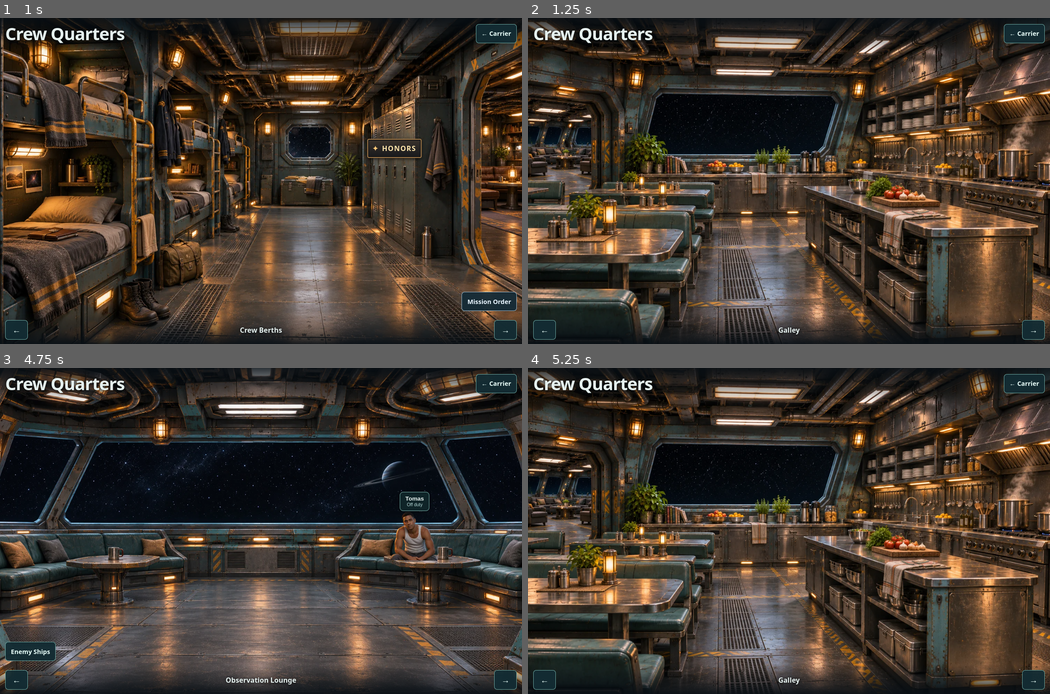
Above: before the commit, frames 1-4 (two rows, left to right).
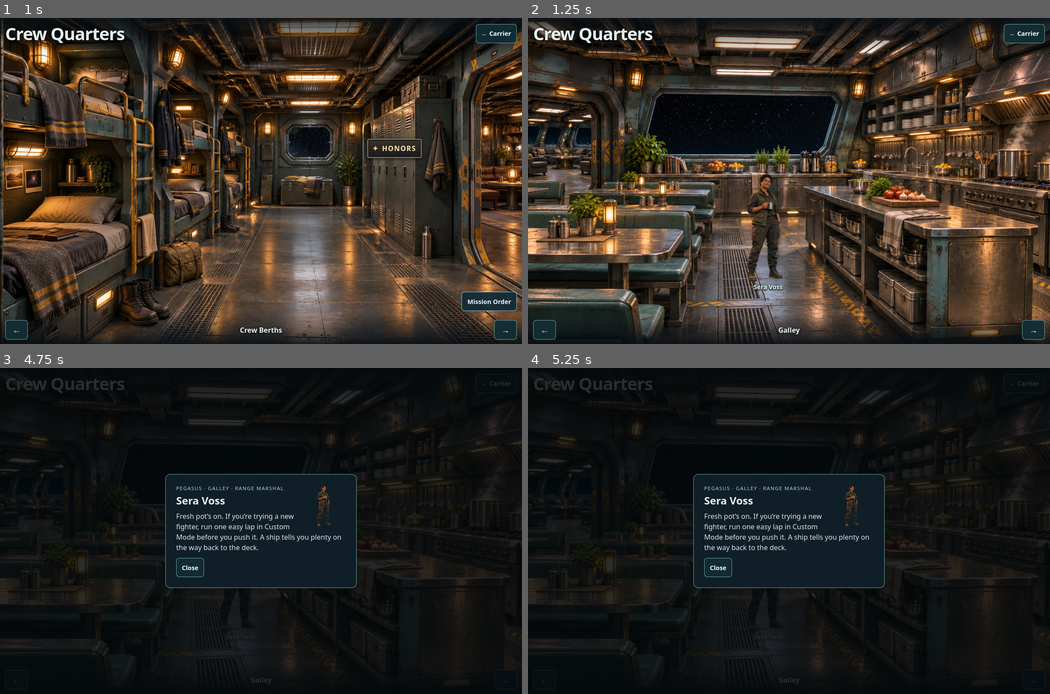
Above: after the commit, the same moments.

Repository: gambizt3-dev/rift-runner
Game: browser game, page carrier-crew.html
Same seed, same stepped clock (60 frames per second), same inputs: the game is played once before the commit and once after it.
Inputs (mouse positions are in pixels of both pictures, inside the frame that each line leads up to):
- Up to frame 1 (1 s): no input
- Up to frame 2 (1.25 s): hold Right from 1.03 s (still down); tap Ctrl at 1.1 s
- Up to frame 3 (4.75 s): release Right at 1.53 s; hold Left 1.58-2.15 s; tap Ctrl every 0.5 s from 1.6 to 4.6 s; click "Pilot ranks" at 2.02 s; hold Right 2.2-2.87 s; hold Left 2.92-3.35 s; click "Close" at 3.27 s; hold Right 3.4-3.9 s; hold Left 3.95-4.52 s; click (240, 583) at 4.52 s, where only the run after the commit has a clickable "Sera Voss"; hold Right from 4.57 s (still down)
- Up to frame 4 (5.25 s): tap Ctrl at 5.1 s; release Right at 5.23 s

Frame 1 is identical in both runs. In frame 2, 1.2% of the frame differs, in the area x 41-49%, y 47-84%; in frame 3, 61%; in frame 4, 74%, in the area x 0-100%, y 0-100%.

Commit message:
Add wandering crew visitors and the Custom Mode target range

Diff:
--- a/carrier-crew.css
+++ b/carrier-crew.css
@@ -234,3 +234,14 @@
 .mission-order li::marker{color:#9ae3cf;font-variant-numeric:tabular-nums}
 .mission-order li.unassigned{color:#adc0c9}
 @media(min-width:460px){.mission-order{columns:2;column-gap:2.75rem}.mission-order li{break-inside:avoid}}
+
+/* Optional crew visitors leave existing room hotspots and deck arrows clear. */
+.crew-visitor.control{position:absolute;z-index:2;inset-inline-start:44%;inset-block-end:clamp(74px,16dvh,142px);translate:-50% 0;display:grid;gap:3px;justify-items:center;width:clamp(68px,23vw,180px);padding:2px;border:0;border-radius:9px;background:none;text-align:center;text-shadow:0 2px 3px #000,0 0 7px #000}
+#crew-visitor-sera{inset-inline-start:46%}
+.crew-visitor.control:hover{background:none;filter:brightness(1.12)}
+.crew-visitor img{display:block;width:100%;height:clamp(88px,34dvh,250px);object-fit:contain;object-position:center bottom}
+.crew-visitor span{padding-inline:4px;font-size:clamp(.69rem,2.6vw,.88rem);line-height:1.3}
+.visitor-chat>img{display:block;float:inline-end;margin:0 0 8px 12px;object-fit:contain;object-position:center top}
+.visitor-chat>h2{margin:4px 0 8px}
+.visitor-chat>p:not(.squadron-kicker){color:#d4e7e5;line-height:1.5}
+.visitor-chat form{clear:both;margin-top:12px}
--- a/carrier-crew.html
+++ b/carrier-crew.html
@@ -7,7 +7,7 @@
 <title>Crew Quarters · Rift Runner</title>
 <link rel="icon" type="image/png" href="./rift-192.png">
 <script src="./vessel-exterior.js?v=214" defer></script>
-<link rel="stylesheet" href="./carrier-crew.css?v=211">
+<link rel="stylesheet" href="./carrier-crew.css?v=246">
 <script src="./pilot-missions.js?v=114" defer></script>
 <script src="./wing-rendezvous.js?v=185" defer></script>
 <link rel="preload" href="./crew-pilot-aya-resting.webp?v=185" as="image">
@@ -25,6 +25,7 @@
     <img src="./crew-berths.webp?v=95" width="1672" height="941" alt="The carrier crew’s sleeping berths." fetchpriority="high">
     <button class="honor-board" id="crew-honors" type="button" aria-haspopup="dialog" aria-controls="crew-distinction"><span aria-hidden="true">✦</span> Honors</button>
    </div>
+   <button class="control crew-visitor" id="crew-visitor-ivo" type="button" aria-haspopup="dialog" aria-controls="crew-ivo-chat" hidden><img src="./crew-npc-trainee.webp" alt="" loading="lazy" decoding="async" draggable="false"><span>Ivo Chen</span></button>
    <button class="control mission-board" id="crew-mission-board" type="button" aria-haspopup="dialog" aria-controls="crew-mission-notice">Mission Order</button>
   </section>
   <section class="room" data-room="Common Room" aria-label="Common Room" hidden>
@@ -41,6 +42,7 @@
    <div class="room-upper">
     <img src="./crew-galley.webp?v=95" width="1672" height="941" alt="The carrier’s galley and kitchen.">
    </div>
+   <button class="control crew-visitor" id="crew-visitor-sera" type="button" aria-haspopup="dialog" aria-controls="crew-sera-chat" hidden><img src="./crew-npc-range-marshal.webp" alt="" loading="lazy" decoding="async" draggable="false"><span>Sera Voss</span></button>
   </section>
   <section class="room" data-room="Observation Lounge" aria-label="Observation Lounge" hidden>
    <picture class="room-upper room-observation-view">
@@ -76,6 +78,20 @@
    <button class="control" id="crew-chat-check-in" type="button" hidden>Saddle up</button>
    <form method="dialog"><button class="control" type="submit" autofocus>Close</button></form>
   </div>
+ </dialog>
+ <dialog class="visitor-chat" id="crew-sera-chat" aria-labelledby="crew-sera-title">
+  <img src="./crew-npc-range-marshal.webp" width="96" height="96" alt="" loading="lazy">
+  <p class="squadron-kicker" data-vessel-prefix>Pegasus · Galley · Range marshal</p>
+  <h2 id="crew-sera-title">Sera Voss</h2>
+  <p>Fresh pot’s on. If you’re trying a new fighter, run one easy lap in Custom Mode before you push it. A ship tells you plenty on the way back to the deck.</p>
+  <form method="dialog"><button class="control" autofocus>Close</button></form>
+ </dialog>
+ <dialog class="visitor-chat" id="crew-ivo-chat" aria-labelledby="crew-ivo-title">
+  <img src="./crew-npc-trainee.webp" width="96" height="96" alt="" loading="lazy">
+  <p class="squadron-kicker" data-vessel-prefix>Pegasus · Crew Berths · Trainee pilot</p>
+  <h2 id="crew-ivo-title">Ivo Chen</h2>
+  <p>I’ve tried landing smoothly three times today. On the third, nobody looked up from dinner. I’m calling that progress.</p>
+  <form method="dialog"><button class="control" autofocus>Close</button></form>
  </dialog>
  <dialog id="crew-ranks" aria-labelledby="crew-ranks-title">
   <h2 id="crew-ranks-title">Pilot Ranks</h2>
@@ -231,6 +247,24 @@
  const prev=get('crew-prev'),next=get('crew-next'),label=get('crew-room-label');
  const boards=[[get('crew-pinboard'),get('crew-ranks')],[get('crew-honors'),get('crew-distinction')],[get('crew-enemies'),get('crew-enemy-list')],[get('crew-squadron'),get('crew-formation')],[get('crew-classes'),get('crew-ship-classes')],[get('crew-mission-board'),get('crew-mission-notice')]];
  if(!rooms.length||!prev||!next||!label)return;
+ const visitors=[
+  {room:'Crew Berths',button:get('crew-visitor-ivo'),dialog:get('crew-ivo-chat')},
+  {room:'Galley',button:get('crew-visitor-sera'),dialog:get('crew-sera-chat')}
+ ].filter(visitor=>visitor.button&&visitor.dialog);
+ for(const {button,dialog} of visitors)boards.push([button,dialog]);
+ let visitorTimer,visitorPaused=false;
+ function stopVisitors(){window.clearTimeout?.(visitorTimer);visitorTimer=undefined;}
+ function refreshVisitors(roll=false){
+  stopVisitors();
+  if(visitorPaused||document.hidden)return;
+  const room=rooms[current].dataset.room;
+  const visitor=visitors.find(entry=>entry.room===room);
+  if(!visitor)return;
+  const {button,dialog}=visitor;
+  // An open portrait or keyboard-focused control cannot disappear.
+  if(roll&&!dialog.open&&document.activeElement!==button&&!boards.some(([,panel])=>panel?.open))button.hidden=Math.random()>=.72;
+  visitorTimer=window.setTimeout?.(()=>refreshVisitors(true),24000);
+ }
  const profileKey='rift-runner.pilot-profile.v1';
  const avatarSources=new Map([
   ['andy','./pilot-001-andy.webp?v=75'],['aya','./pilot-002-aya.webp?v=76'],
@@ -415,7 +449,10 @@
   refreshResting();
   (resting.hidden?next:resting).focus({preventScroll:true});
  });
- document.addEventListener('DOMContentLoaded',refreshResting);
+ document.addEventListener('DOMContentLoaded',()=>{refreshResting();refreshVisitors(true);});
+ document.addEventListener('visibilitychange',()=>refreshVisitors());
+ window.addEventListener('pagehide',()=>{visitorPaused=true;stopVisitors();});
+ window.addEventListener('pageshow',()=>{visitorPaused=false;refreshVisitors();});
  window.addEventListener('pageshow',refreshResting);
  window.addEventListener('storage',refreshResting);
  const navigate=step=>{
@@ -423,7 +460,7 @@
   current=(current+step+rooms.length)%rooms.length;
   rooms.forEach((room,i)=>{room.hidden=i!==current;});
   label.textContent=rooms[current].dataset.room;
-  refreshResting();
+  refreshResting();refreshVisitors(true);
   if(restoreFocus)(step<0?prev:next).focus({preventScroll:true});
  };
  prev.addEventListener('click',()=>navigate(-1));
@@ -438,7 +475,7 @@
  for(const [board,dialog] of boards){
   if(!board||!dialog)continue;
   board.addEventListener('click',()=>{
-   if(dialog.open)return;
+   if(dialog.open||visitors.some(visitor=>visitor.button===board&&(board.hidden||visitor.room!==rooms[current].dataset.room)))return;
    if(dialog===squadron&&formationForm){
     refreshRoster();
     const api=window.RiftMissions;
--- a/index.html
+++ b/index.html
@@ -12,7 +12,7 @@
 <link rel="icon" type="image/png" href="rift-192.png">
 <title>Rift Runner</title>
 <meta name="description" content="Pilot a low hovercraft through a single test arena. Push cones and try the manual blaster.">
-<link rel="stylesheet" href="style.css?v=222">
+<link rel="stylesheet" href="style.css?v=243">
 <script src="blaster-sfx.js" defer></script>
 <script src="ballistic-sfx.js?v=13" defer></script>
 <script src="ballistic-burst-echo-sfx.js?v=2" defer></script>
@@ -21,7 +21,7 @@
 <script src="./galaxy-shared.js?v=220" defer></script>
 <script src="pilot-credits.js?v=242" defer></script>
 <script src="./fighter-registry.js?v=239" defer></script>
-<script src="game.js?v=242" defer></script>
+<script src="game.js?v=243" defer></script>
 </head>
 <body>
 <main class="cabinet" id="game-cabinet" data-view="menu">
@@ -60,6 +60,10 @@
 <button id="wingman-formation" type="button" aria-pressed="true" aria-describedby="wingman-commands-guide" hidden disabled>Formation</button>
 <output id="vandul-countdown" role="status" aria-atomic="true" hidden></output>
 <button id="flight-shield" type="button" aria-keyshortcuts="Q" hidden>Shield ready</button>
+<div id="custom-range" role="group" aria-label="Custom Mode target range" hidden>
+ <button id="custom-range-button" type="button" aria-describedby="custom-range-readout">Target range</button>
+ <output id="custom-range-readout" role="status">Optional · no saves</output>
+</div>
 <div id="overlay"></div>
 </div>
 <div class="arena-toolbar" id="arena-toolbar">
--- a/style.css
+++ b/style.css
@@ -876,3 +876,10 @@
 @media(min-width:920px){
  #player-hangar-view[data-fighter=repaired]>.hangar-fighter-concepts{grid-column:1}
 }
+
+/* Optional Custom Mode range: readable without consuming another HUD row. */
+#custom-range{position:absolute;z-index:1;inset-block-start:8px;inset-inline-end:8px;display:grid;justify-items:end;gap:2px}
+#custom-range[hidden]{display:none}
+#custom-range-button{min-block-size:44px;border:1px solid #72a9ac;border-radius:7px;background:#142a36ec;color:#e4fff9;padding-inline:9px;font:750 12px system-ui,sans-serif;cursor:pointer;touch-action:manipulation}
+#custom-range-button:focus-visible{outline:2px solid #adfff0;outline-offset:2px}
+#custom-range-readout{color:#c3f5ed;background:#101f2bdc;border-radius:3px;padding:2px 5px;font:700 11px system-ui,sans-serif}
--- a/tests/ballistic.test.cjs
+++ b/tests/ballistic.test.cjs
@@ -47,7 +47,7 @@
   if(!traceClashPaint&&!exhaustPaint&&!flarePaint)return {addColorStop(){}};
   const stops=[],pairs=[];radialPaint.push({args,stops});return {args,stops:pairs,addColorStop(where,color){stops.push(color);pairs.push([where,color]);}};
  },createLinearGradient:(...ends)=>{const stops=[];return {ends,stops,addColorStop(offset,color){stops.push([offset,color]);}};}},{get:(a,k)=>k in a?a[k]:()=>{}});
- const el=Object.fromEntries(['game','hud','overlay','flight …(560 unchanged characters)… l-view','capital-docking-announcement','escort-hud','escort-action','escort-stat …(647 unchanged characters)…
+ const el=Object.fromEntries(['game','hud','overlay','flight …(560 unchanged characters)… l-view','capital-docking-announcement','custom-range','custom-range-button','custom-range-readout','escort-hud','escort-action','escort-stat …(647 unchanged characters)…
  for(const id of ['fit-weapon-picker','fighter-fit-grid','fit-picker-slot','fit-picker-done',
   ...['primary','secondary'].flatMap(slot=>['picture','image','empty','title'].map(part=>'fit-'+slot+'-'+part)),
   ...['blaster','ballistic','ak77','empty'].flatMap(gun=>['fit-pick-'+gun,'fit-pick-'+gun+'-status','fit-pick-'+gun+'-summary'])])el[id]=elem();
@@ -177,7 +177,7 @@
  if(loadCredits){window.localStorage=sandbox.localStorage;vm.runInNewContext(fs.readFileSync(path.join(dir,'pilot-credits.js'),'utf8'),sandbox);}
  if(loadFighters){window.localStorage=sandbox.localStorage;vm.runInNewContext(fs.readFileSync(path.join(dir,'fighter-registry.js'),'utf8'),sandbox);}
  if(wallNow)sandbox.Date=class extends Date{static now(){return wallNow();}};
- vm.runInNewContext(seedFlightFuel(source,initialHe3).replac …(332 unchanged characters)… hterLoadout},practiceShots,practiceHits,state,flightMode,blaster,ballistic,balli …(1639 unchanged characters)…
+ vm.runInNewContext(seedFlightFuel(source,initialHe3).replac …(332 unchanged characters)… hterLoadout},practiceShots,practiceHits,rangeTargets,rangeScore,state,flightMode,blaster,ballistic,balli …(1639 unchanged characters)…
  const act=f=>{gesture=true;try{return f();}finally{gesture=false;}};
  const click=(id,extra={})=>act(()=>el[id].handlers.click({type:'click',isTrusted:true,stopPropagation(){},...extra}));
  const pointer=(type,id=3,node='fire-button',x=240,y=360,extra={})=>act(()=>el[node].handlers[type]?.({type,isTrusted:true,button:0,pointerType:'touch',pointerId:id,isPrimary:id===16,clientX:x,clientY:y,target:el[node],preventDefault(){},...extra}));
--- a/tests/capital-test.test.cjs
+++ b/tests/capital-test.test.cjs
@@ -987,3 +987,33 @@
   assert.equal(q.inspect().state,'menu');assert.equal(q.inspect().capitalShip,null);
  }
 });
+
+test('Custom Mode range is opt-in after manual launch, counts real shots, and resets without any pilot writes',()=>{
+ for(const [id,vessel] of [['bastion-9','rift-carrier'],['stocky-light-fighter','bifrost'],['rift-fighter','bifrost']]){
+  const storage=new Map(),{q,returned}=load('?launch=custom&fighter='+id+'&vessel='+vessel,{
+   loadCredits:true,loadFighters:true,buildUI:true,sharedStorage:storage,reducedMotion:true});
+  const panel=q.el['custom-range'],button=q.el['custom-range-button'],status=q.el['custom-range-readout'];
+  q.step();assert.equal(panel.hidden,true);
+  q.click('custom-range-button');assert.equal(q.inspect().rangeTargets.length,0);
+  q.click('capital-dock-action');awaitPhase(q,'flight');
+  assert.equal(panel.hidden,false);assert.equal(button.textContent,'Target range');
+  assert.equal(q.inspect().rangeTargets.length,0,'range is optional');
+  q.click('custom-range-button',{isTrusted:false});assert.equal(q.inspect().rangeTargets.length,0);
+  q.click('custom-range-button');
+  const {rangeTargets,p,camera}=q.inspect(),center=rangeTargets[1];
+  assert.equal(rangeTargets.length,3);assert.match(status.textContent,/0 \/ 3/);
+  assert.ok(rangeTargets.every(t=>!t.cleared&&t.r===16));
+  p.he3=20;
+  q.canvasPointer('pointerdown',(center.x-camera.x)*480/camera.w,(center.y-camera.y)*720/camera.h);
+  for(let i=0;i<36&&!q.inspect().rangeScore;i++)q.step();
+  assert.equal(q.inspect().rangeScore,1);assert.equal(center.cleared,true);
+  assert.match(status.textContent,/1 \/ 3/);assert.equal(storage.size,0);
+  q.click('custom-range-button');
+  assert.equal(q.inspect().rangeScore,0);assert.match(status.textContent,/0 \/ 3/);
+  assert.notEqual(q.inspect().rangeTargets,rangeTargets);
+  q.reset();q.step();assert.equal(panel.hidden,true);assert.equal(q.inspect().rangeTargets.length,0);
+  q.click('return-main-menu');assert.deepEqual(returned,['./carrier.html?vessel='+vessel]);assert.equal(storage.size,0);
+ }
+ const standard=load('?launch=practice').q;standard.step();standard.click('custom-range-button');
+ assert.equal(standard.el['custom-range'].hidden,true);assert.equal(standard.inspect().rangeTargets.length,0);
+});
--- a/tests/carrier-crew.test.cjs
+++ b/tests/carrier-crew.test.cjs
@@ -5,10 +5,13 @@
 const names=['Crew Berths','Common Room','Galley','Observation Lounge','Refuelling Bay'];
 const profileKey='rift-runner.pilot-profile.v1',unlockKey='rift-runner.pilot-profile.unlocked.v1';
 const pilot={version:2,callsign:'Nova',avatar:'ellis',salt:'a'.repeat(32),verifier:'b'.repeat(64),iterations:310000};
-function open({profile=null,unlocked=false,badStorage=false,rendezvous=null}={}){
+function open({profile=null,unlocked=false,badStorage=false,rendezvous=null,visitorRolls=[]}={}){
  const node=(overrides={})=>({events:{},focus(){this.focused=true;},addEventListener(n,f){const current=this.events[n]; …(207 unchanged characters)…
  const prev=node(),next=node(),label=node({textContent:names[0]}),board=node(),honors=node(),modal=()=>node({open:false,showModal(){this.open=true;}}),ranks=modal(),distinction=modal(),enemies=node(),enemyList=modal(),classes=node(),shipChart=modal();
  const refs={'crew-prev':prev,'crew-next':next,'crew-room-label':label,'crew-pinboard':board,'crew-ranks':ranks,'crew-honors':honors,'crew-distinction':distinction,'crew-enemies':enemies,'crew-enemy-list':enemyList,'crew-classes':classes,'crew-ship-classes':shipChart};
+ const visitors=Object.fromEntries(['ivo','sera'].map(id=>[id,{button:node({hidden:true}),dialog:modal()}]));
+ for(const [id,{button,dialog}] of Object.entries(visitors)){refs['crew-visitor-'+id]=button;refs['crew-'+id+'-chat']=dialog;}
+ let timer=null;
  const slots=['front-left','front','front-right','side-left','line-abreast','echelon-left','trail','echelon-right'];
  const tiles=slots.map(id=>{
   const children={'.tile-occupant':node(),'.tile-position':node({textContent:id}),input:node()};
@@ -26,7 +29,7 @@
  const roster=refs['crew-wing-roster']=node({hidden:true}),rosterYou=refs['crew-wing-roster-you']=node();
  const readyWing=refs['crew-launch-wing']=node({hidden:true}),readyWingArt=refs['crew-launch-wing-art']=node({hidden:false});
  const storage=new Map(profile===null?[]:[[profileKey,JSON.stringify(profile)]]),session=new Map(unlocked?[[unlockKey,pilot.salt]]:[]),storageWrites=[];
- const window=node({RiftRendezvous:rendezvous,sessionStorage:{getItem:k=>session.get(k)??null},
+ const window=node({setTimeout(fn,delay){timer={fn,delay};return 1;},clearTimeout(){timer=null;},RiftRendezvous:rendezvous,sessionStorage:{getItem:k=>session.get(k)??null},
   localStorage:{getItem(k){if(badStorage)throw Error('Blocked');return storage.get(k)??null;},
    setItem(k,v){storageWrites.push([k,v]);storage.set(k,v);}}});
  vm.runInNewContext(read('pilot-missions.js'),{window});
@@ -34,9 +37,9 @@
  const document=node({querySelectorAll:()=>rooms,getElementById:id=>refs[id]});
  const liveScript=read('carrier-crew.html').match(/<script>([^]*?)<\/script>/);
  assert.ok(liveScript,'crew room controls are included with the page');
- vm.runInNewContext(liveScript[1],{document,window});
+ vm.runInNewContext(liveScript[1],{document,window,Math:{random:()=>visitorRolls.shift()??.99}});
  document.events.DOMContentLoaded?.();
- return {readyWing,readyWingArt,roster,rosterYou, …(363 unchanged characters)…
+ return {visitors,tickVisitors(){assert.equal(timer?.delay,24000);timer.fn();},get visitorTimer(){return timer;},readyWing,readyWingArt,roster,rosterYou, …(363 unchanged characters)…
   go:button=>button.events.click(),
   key(key,options={}){const e={key,preventDefault(){this.defaultPrevented=true;},...options};document.events.keydown(e);return !!e.defaultPrevented;},
   get room(){const visible=rooms.filter(r=>!r.hidden);assert.equal(visible.length,1);assert.equal(label.textContent,visible[0].dataset.room);return label.textContent;}
@@ -80,7 +83,7 @@
 });
 test('portrait rooms fill the viewport while controls stay overlaid',()=>{
  const html=read('carrier-crew.html'), css=read('carrier-crew.css');
- assert.match(html,/href="\.\/carrier-crew\.css\?v=211"/);
+ assert.match(html,/href="\.\/carrier-crew\.css\?v=246"/);
  assert.match(html,/viewport-fit=cover/);
  const rooms=[...html.matchAll(/<section class="room"[\s\S]*?<\/section>/g)];
  assert.equal(rooms.length,5);
@@ -368,3 +371,24 @@
  assert.doesNotMatch(poster,/<(?:a|img|svg)\b/);
  assert.match(html,/\[get\('crew-mission-board'\),get\('crew-mission-notice'\)\]/);
 });
+
+test('off-duty crew appear and leave on room rolls but stay during conversation or keyboard focus',()=>{
+ const q=open({visitorRolls:[.1,.95,.2,.1,.95]});
+ const {ivo,sera}=q.visitors;
+ assert.equal(q.room,'Crew Berths');assert.equal(ivo.button.hidden,false);
+ q.go(sera.button);assert.equal(sera.dialog.open,false,'no hidden-room interactions');
+ q.go(ivo.button);assert.equal(ivo.dialog.open,true);
+ q.tickVisitors();assert.equal(ivo.button.hidden,false);
+ assert.equal(q.key('ArrowRight'),false,'room navigation must not move while the dialog is open');
+ ivo.dialog.open=false;ivo.dialog.events.close();
+ assert.equal(ivo.button.focused,true);
+ q.document.activeElement=ivo.button;q.tickVisitors();
+ assert.equal(ivo.button.hidden,false);
+ q.document.activeElement=null;q.tickVisitors();assert.equal(ivo.button.hidden,true);
+ q.go(q.next);assert.equal(q.visitorTimer,null);
+ q.go(q.next);assert.equal(q.room,'Galley');assert.equal(sera.button.hidden,false);
+ q.tickVisitors();assert.equal(sera.button.hidden,false);
+ q.tickVisitors();assert.equal(sera.button.hidden,true);
+ q.window.events.pagehide();assert.equal(q.visitorTimer,null);
+ assert.deepEqual(q.storageWrites,[]);
+});
Binary file added: crew-npc-range-marshal.webp
Binary file added: crew-npc-trainee.webp
Not shown, changed: game.js
